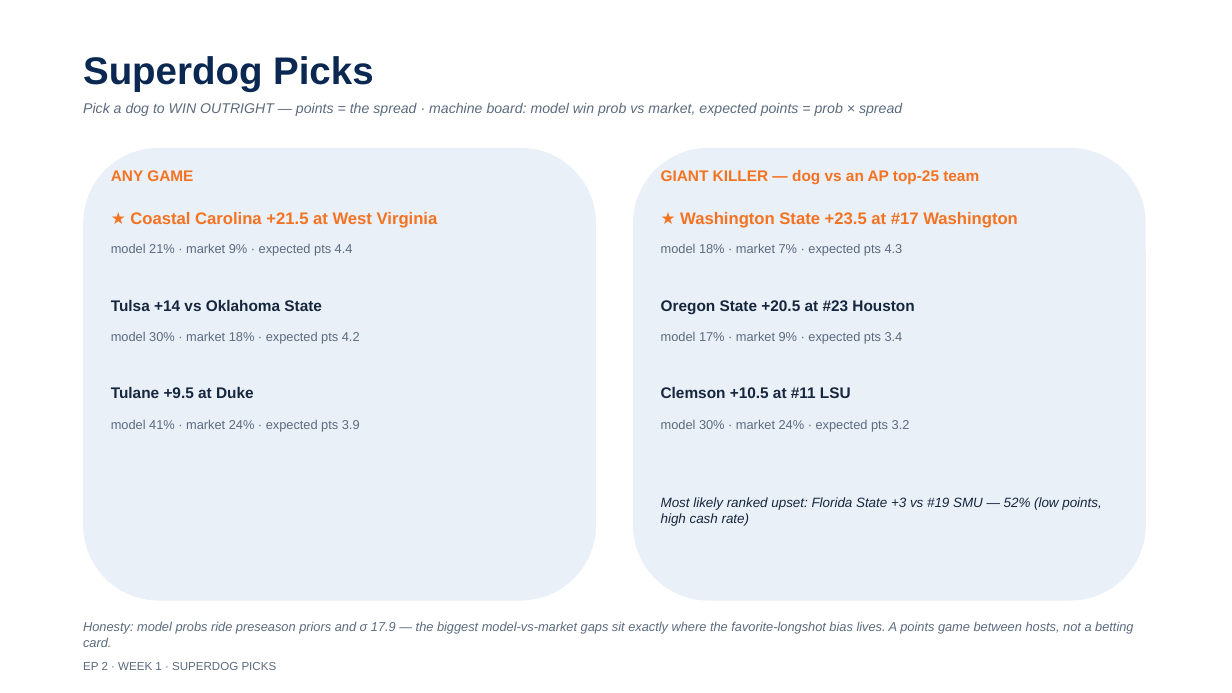
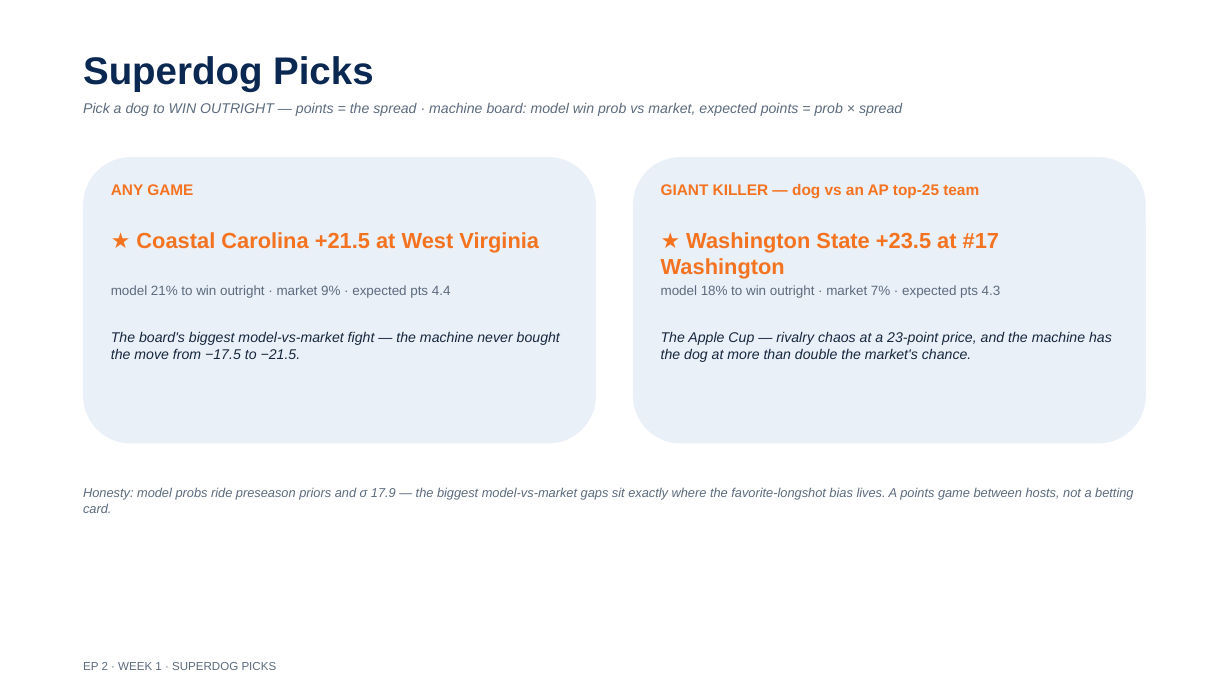
Before and after one commit to lucasalvarezflorida-lab/ncaa-fbs-analytics, a slide deck: slide 18 of decks/2026_Week1_Episode2.pptx. Drawn at 1232x693 pixels with LibreOffice and Linux fonts; fonts in the diff are those of the drawing. Boxes give left, top, right and bottom in pixels: in the first picture for what was removed or moved away, otherwise in the second. Text is boxed around its words. In the diff, an @@ line names an element or a change of style, - is before the commit and + after.

```diff
--- a/decks/2026_Week1_Episode2.pptx
+++ b/decks/2026_Week1_Episode2.pptx
@@ rounded rectangle: place and size @@
-rounded rectangle at [83,148,596,601]
+rounded rectangle at [83,157,596,444]
@@ rounded rectangle: place and size @@
-rounded rectangle at [633,148,1146,601]
+rounded rectangle at [633,157,1146,444]
@@ text "ANY GAME": place and size @@
-text "ANY GAME" at [111,170,193,181]
+text "ANY GAME" at [111,184,193,195]
@@ text "GIANT KILLER — dog vs ...": place and size @@
-text "GIANT KILLER — dog vs ..." at [661,170,979,185]
+text "GIANT KILLER — dog vs ..." at [661,184,979,199]
@@ text "★ Coastal Carolina +21.5 at ..." at [136,232,539,252]: size 13 to 17 pt @@
@@ text "★ Coastal Carolina +21.5 at ...": place and size @@
-text "★ Coastal Carolina +21.5 at ..." at [130,212,438,228]
+text "★ Coastal Carolina +21.5 at ..." at [136,232,539,252]
@@ text "★ Washington State +23.5 at ...": place and size @@
-text "★ Washington State +23.5 at ..." at [680,212,1018,228]
+text "★ Washington State +23.5 at ..." at [661,232,999,279]
@@ text "★ Washington State +23.5 at ..." at [661,232,999,279]: size 13 to 17 pt @@
@@ text at [111,285,451,298]: text changed; size 10 to 10.5 pt @@
-model 21% · market 9% · expected pts 4.4
+model 21% to win outright · market 9% · expected pts 4.4
@@ text at [661,285,1001,298]: text changed; size 10 to 10.5 pt @@
-model 18% · market 7% · expected pts 4.3
+model 18% to win outright · market 7% · expected pts 4.3
@@ text removed at [111,300,322,311] @@
-Tulsa +14 vs Oklahoma State
@@ text removed at [661,300,914,314] @@
-Oregon State +20.5 at #23 Houston
@@ text removed at [111,331,360,344] @@
-model 30% · market 18% · expected pts 4.2
@@ text added at [111,331,560,359], 11 pt, text #16273D, italic @@
+The board's biggest model-vs-market fight — the machine never bought the move from −17.5 to −21.5.
@@ text removed at [661,331,903,344] @@
-model 17% · market 9% · expected pts 3.4
@@ text added at [661,331,1112,362], 11 pt, text #16273D, italic @@
+The Apple Cup — rivalry chaos at a 23-point price, and the machine has the dog at more than double the market's chance.
@@ text removed at [111,387,254,398] @@
-Tulane +9.5 at Duke
@@ text removed at [661,387,851,398] @@
-Clemson +10.5 at #11 LSU
@@ text removed at [111,419,360,432] @@
-model 41% · market 24% · expected pts 3.9
@@ text removed at [661,419,910,432] @@
-model 30% · market 24% · expected pts 3.2
@@ text "Honesty: model probs ride preseason ...": place and size @@
-text "Honesty: model probs ride preseason ..." at [83,621,1133,647]
+text "Honesty: model probs ride preseason ..." at [83,487,1133,513]
@@ text removed at [661,497,1101,526] @@
-Most likely ranked upset: Florida State +3 vs #19 SMU — 52% (low points, high cash rate)
```
Also in this commit, not shown: 1 other file.
